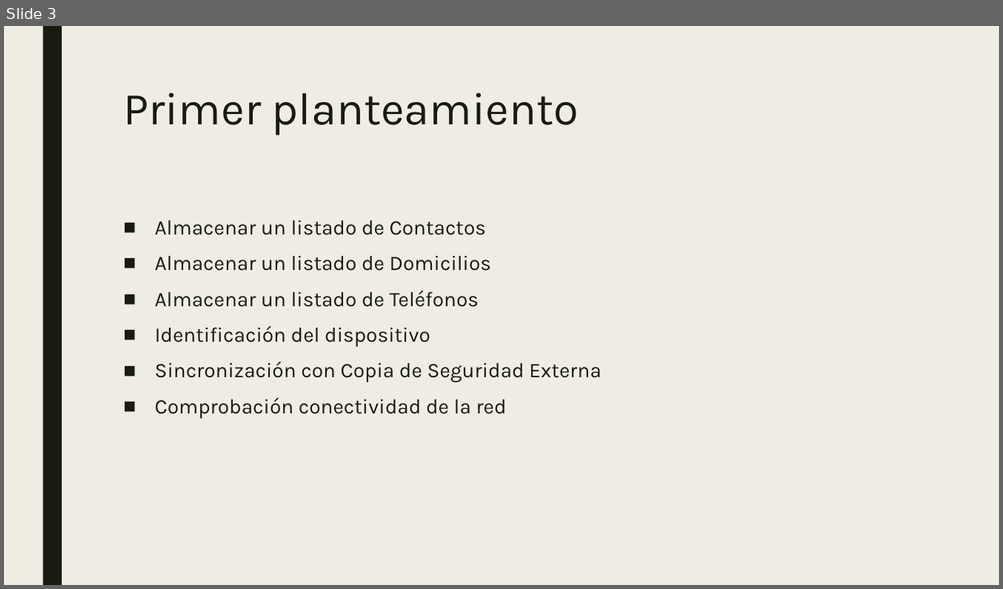
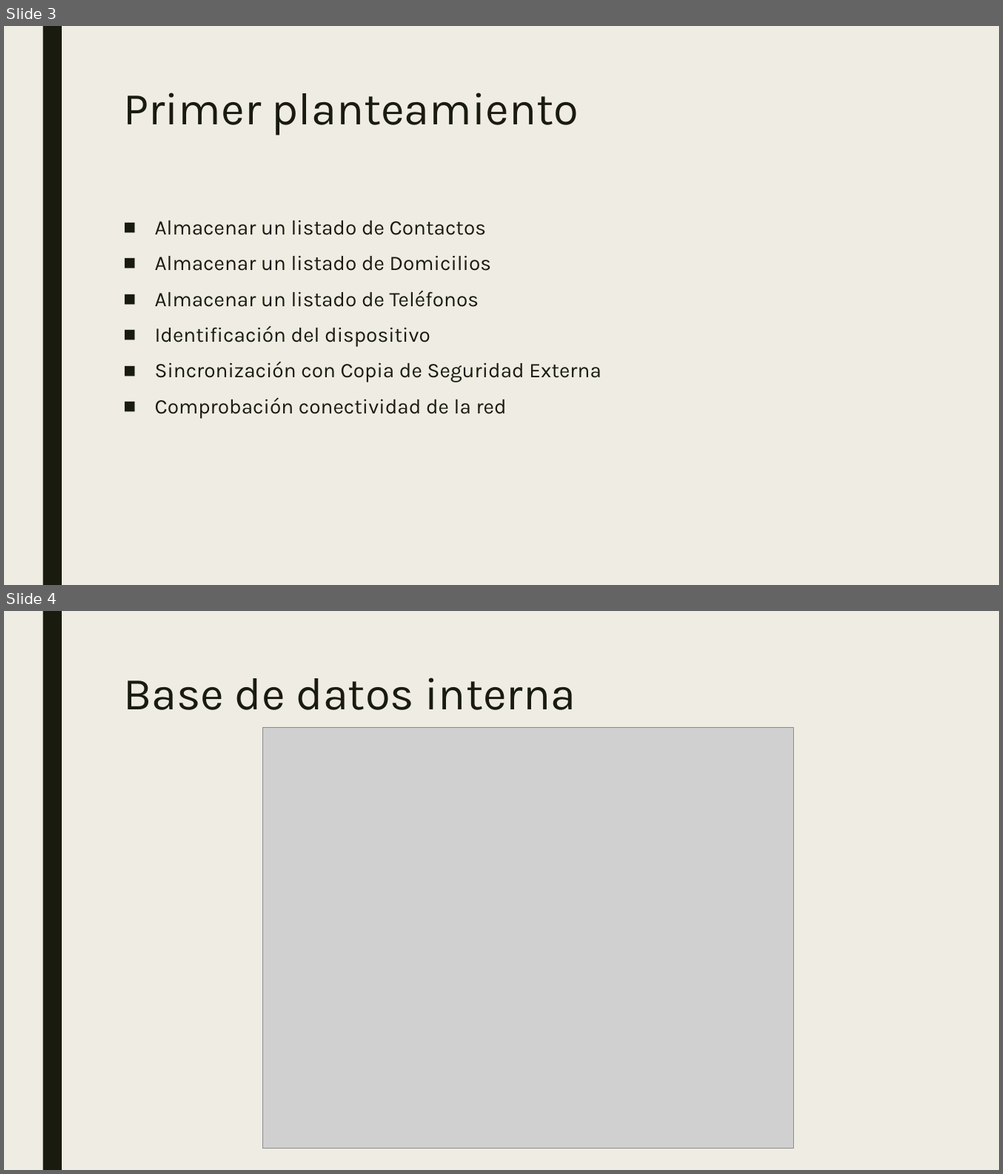
Before and after one commit to rubenseglop/Contactos, a slide deck: app/src/main/Documentacion/Presentacion.pptx. Shown one above the other, each under a label of ours: slide 3 before the commit, slides 3 and 4 after it. The pictures are 1003x589 and 1003x1174 pixels, drawn with LibreOffice and Linux fonts; fonts in the diff are those of the drawing; grey boxes stand for pictures. Boxes give left, top, right and bottom in pixels: in the first picture for what was removed or moved away, otherwise in the second. Text is boxed around its words. In the diff, an @@ line names an element or a change of style, - is before the commit and + after.

```diff
--- a/app/src/main/Documentacion/Presentacion.pptx
+++ b/app/src/main/Documentacion/Presentacion.pptx
@@ slide 4 added at <box>4,611,999,1170</box>, background #EFEDE3; not listed: 1 template element that a slide beside it also shows @@
@@ title added at <box>123,678,575,710</box>, 44 pt, text #191B0E @@
+Base de datos interna
@@ picture added at <box>262,727,793,1148</box> @@
```
Also in this commit, not shown: 1 slide changed, 5 other slides added, 2 slides removed.
